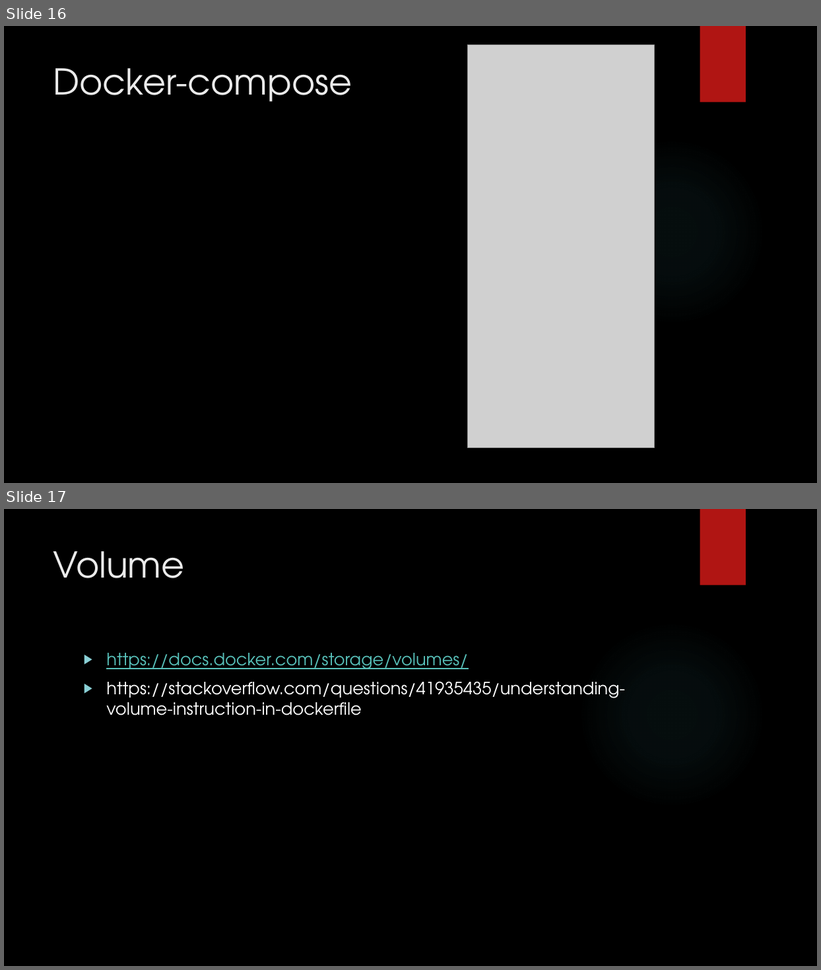
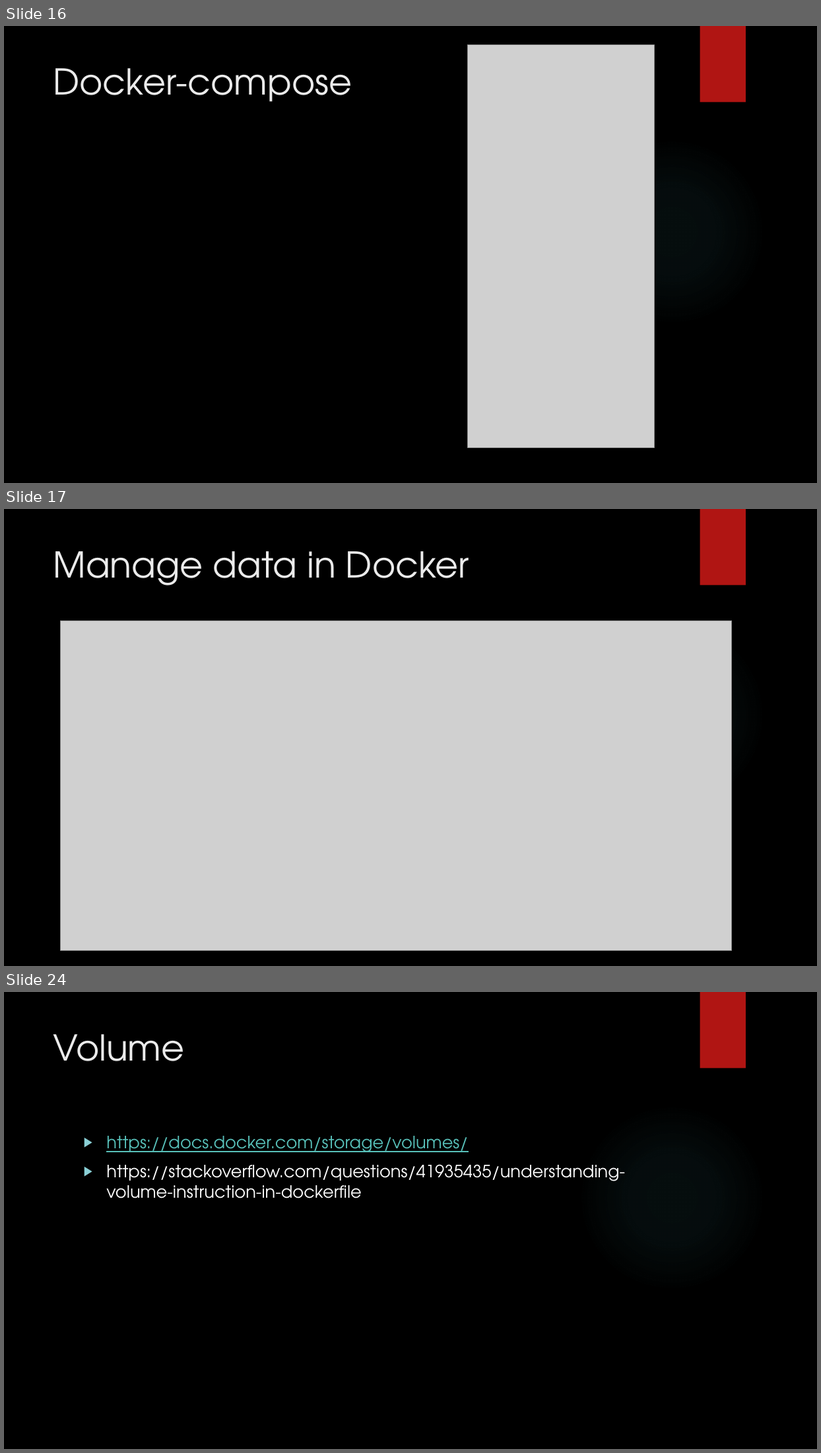
Before and after one commit to summy00/dockerfile_sample, a slide deck: docs/Docker Presentation.pptx. Shown one above the other, each under a label of ours: slides 16 and 17 before the commit, slides 16, 17 and 24 after it; the slides between them are not shown. The pictures are 821x970 and 821x1453 pixels, drawn with LibreOffice and Linux fonts; fonts in the diff are those of the drawing; grey boxes stand for pictures; background and template pictures are left out. Boxes give left, top, right and bottom in pixels: in the first picture for what was removed or moved away, otherwise in the second. Text is boxed around its words. In the diff, an @@ line names an element or a change of style, - is before the commit and + after.

```diff
--- a/docs/Docker Presentation.pptx
+++ b/docs/Docker Presentation.pptx
@@ slide 17 added at [4, 509, 817, 966], background picture (left out); not listed: 2 template elements that a slide beside it also shows @@
@@ title added at [54, 551, 469, 586], 42 pt, text #EBEBEB @@
+Manage data in Docker
@@ picture added at [61, 621, 733, 951] @@
@@ what was slide 17 is now slide 24 @@
```
Also in this commit, not shown: 1 slide changed, 6 other slides added, 1 other file.
